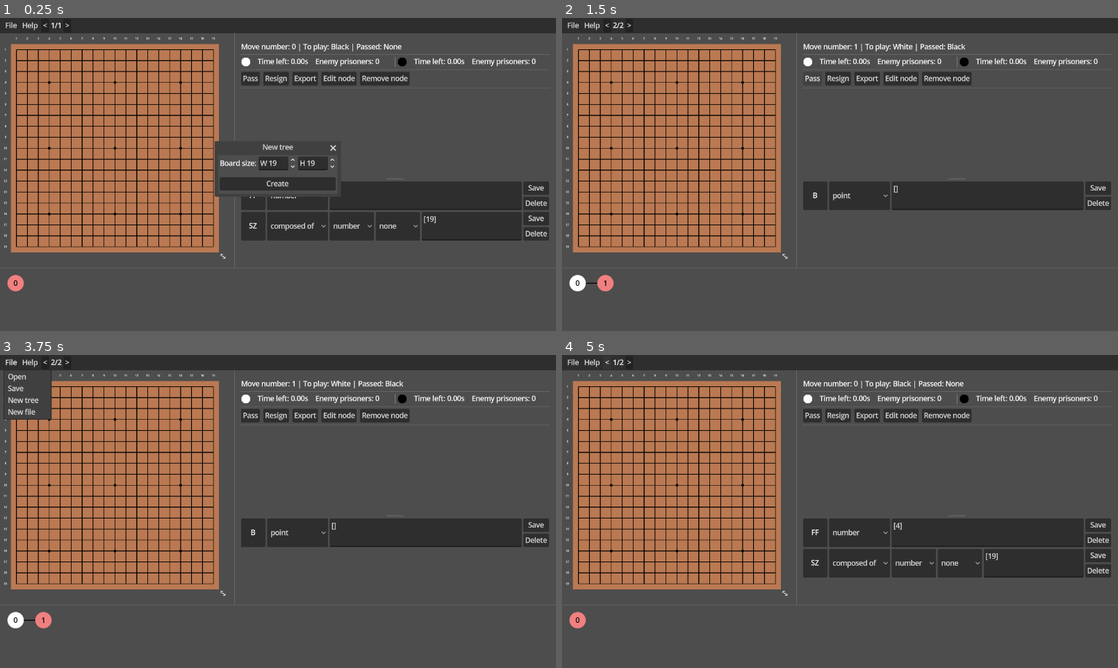
Above: before the commit, frames 1-4 (two rows, left to right).
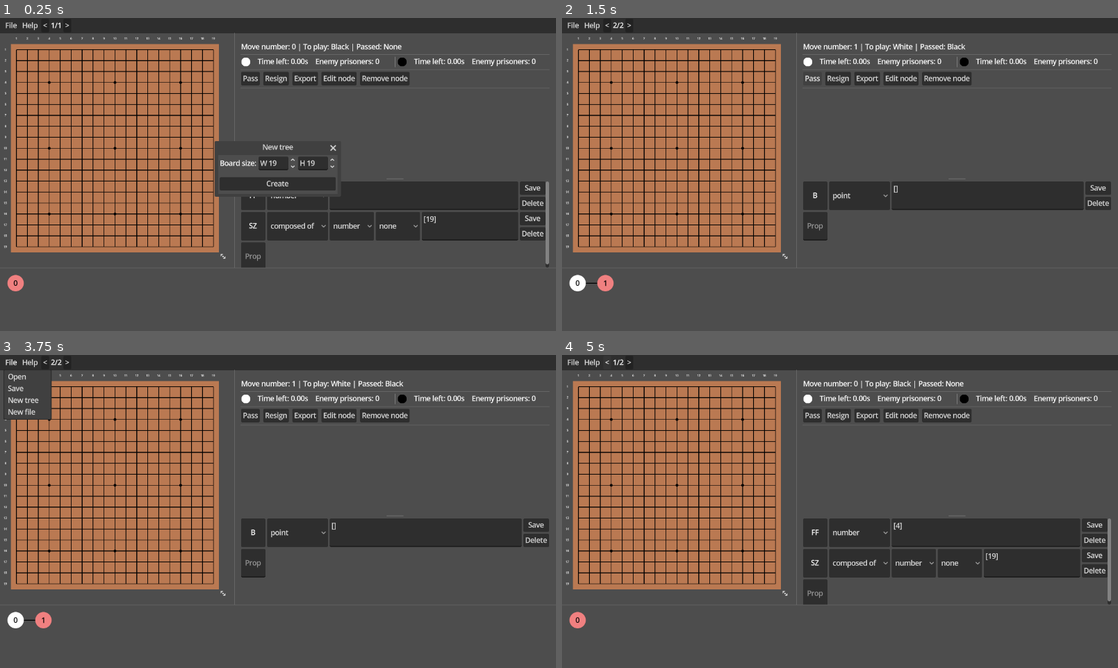
Above: after the commit, the same moments.

Repository: MichalHrbek/gdgo
Game: Godot game, scene res://scenes/main.tscn
Two runs of this game, one before a commit and one after it. Both use one fixed random seed, a clock stepped at 60 frames per second and the inputs below.
Inputs:
- Up to frame 1 (0.25 s): no input
- Up to frame 2 (1.5 s): click "Create" at 0.5 s; click "Pass" at 1.25 s
- Up to frame 3 (3.75 s): click "Resign" at 2 s; click "Save" at 2.75 s; click "File" at 3.5 s
- Up to frame 4 (5 s): click "<" at 4.25 s

The runs differ from the first frame. In frame 1, 0.8% of the frame differs, in the area x 43-99%, y 52-80%; in frame 2, 0.4%; in frame 3, 0.4%; in frame 4, 0.8%.

Commit message:
Manual SGF editing

Diff:
--- a/scenes/main.tscn
+++ b/scenes/main.tscn
@@ -266,11 +266,25 @@
 layout_mode = 2
 size_flags_vertical = 3
 
-[node name="SgfPropsEditor" type="VBoxContainer" parent="CanvasLayer/VBoxContainer/HBoxContainer/MarginContainer2/VBoxContainer/VSplitContainer/ScrollContainer" unique_id=724082914]
+[node name="SgfPropsEditor" type="VBoxContainer" parent="CanvasLayer/VBoxContainer/HBoxContainer/MarginContainer2/VBoxContainer/VSplitContainer/ScrollContainer" unique_id=724082914 node_paths=PackedStringArray("add_line")]
 layout_mode = 2
 size_flags_horizontal = 3
 size_flags_vertical = 3
 script = ExtResource("8_85g3d")
+add_line = NodePath("HBoxContainer/LineEdit")
+
+[node name="HBoxContainer" type="HBoxContainer" parent="CanvasLayer/VBoxContainer/HBoxContainer/MarginContainer2/VBoxContainer/VSplitContainer/ScrollContainer/SgfPropsEditor" unique_id=2050648985]
+custom_minimum_size = Vector2(0, 66)
+layout_mode = 2
+
+[node name="LineEdit" type="LineEdit" parent="CanvasLayer/VBoxContainer/HBoxContainer/MarginContainer2/VBoxContainer/VSplitContainer/ScrollContainer/SgfPropsEditor/HBoxContainer" unique_id=1047160728]
+custom_minimum_size = Vector2(56, 0)
+layout_mode = 2
+focus_mode = 1
+theme_override_constants/minimum_character_width = 2
+placeholder_text = "Prop"
+alignment = 1
+emoji_menu_enabled = false
 
 [node name="HSeparator" type="HSeparator" parent="CanvasLayer/VBoxContainer" unique_id=209413034]
 layout_mode = 2
@@ -299,6 +313,7 @@
 [connection signal="tree_edited" from="CanvasLayer/VBoxContainer/HBoxContainer/MarginContainer/Control/GameBoard" to="CanvasLayer/VBoxContainer/ScrollContainer/SgfTreeVis" method="_on_tree_edited"]
 [connection signal="pressed" from="CanvasLayer/VBoxContainer/HBoxContainer/MarginContainer2/VBoxContainer/HFlowContainer/Button" to="CanvasLayer/VBoxContainer/HBoxContainer/MarginContainer/Control/GameBoard" method="make_move" binds= [Vector2i(0, 0)]]
 [connection signal="pressed" from="CanvasLayer/VBoxContainer/HBoxContainer/MarginContainer2/VBoxContainer/HFlowContainer/Button5" to="CanvasLayer/VBoxContainer/ScrollContainer/SgfTreeVis" method="remove_current_node"]
+[connection signal="node_edited" from="CanvasLayer/VBoxContainer/HBoxContainer/MarginContainer2/VBoxContainer/VSplitContainer/ScrollContainer/SgfPropsEditor" to="CanvasLayer/VBoxContainer/ScrollContainer/SgfTreeVis" method="_on_tree_edited"]
 [connection signal="state_changed" from="CanvasLayer/VBoxContainer/ScrollContainer/SgfTreeVis" to="CanvasLayer/VBoxContainer/HBoxContainer/MarginContainer/Control/GameBoard" method="_on_state_changed"]
 [connection signal="state_changed" from="CanvasLayer/VBoxContainer/ScrollContainer/SgfTreeVis" to="CanvasLayer/VBoxContainer/HBoxContainer/MarginContainer2/VBoxContainer/GameState" method="_on_state_changed"]
 [connection signal="state_changed" from="CanvasLayer/VBoxContainer/ScrollContainer/SgfTreeVis" to="CanvasLayer/VBoxContainer/HBoxContainer/MarginContainer2/VBoxContainer/HBoxContainer/WhitePlayerInfo" method="_on_state_changed"]
--- a/scenes/sgf_prop.tscn
+++ b/scenes/sgf_prop.tscn
@@ -3,12 +3,9 @@
 [ext_resource type="Script" uid="uid://br6r8rdi4al5p" path="res://scripts/ui/sgf_prop.gd" id="1_oxr6d"]
 [ext_resource type="PackedScene" uid="uid://bopx2t1tqbnim" path="res://scenes/sgf_type.tscn" id="1_voova"]
 
-[node name="Control" type="HBoxContainer" unique_id=18523945 node_paths=PackedStringArray("l1", "list", "left", "right", "value", "key")]
-anchors_preset = 15
-anchor_right = 1.0
-anchor_bottom = 1.0
-grow_horizontal = 2
-grow_vertical = 2
+[node name="Control" type="HBoxContainer" unique_id=18523945 node_paths=PackedStringArray("l1", "list", "left", "right", "value", "key", "key_container")]
+offset_right = 167.0
+offset_bottom = 66.0
 script = ExtResource("1_oxr6d")
 l1 = NodePath("HBoxContainer/L1")
 list = NodePath("HBoxContainer/List")
@@ -16,12 +13,14 @@
 right = NodePath("HBoxContainer/Right")
 value = NodePath("HBoxContainer/TextEdit")
 key = NodePath("HBoxContainer/PanelContainer/MarginContainer/KeyLabel")
+key_container = NodePath("HBoxContainer/PanelContainer")
 
 [node name="HBoxContainer" type="HBoxContainer" parent="." unique_id=399417756]
 layout_mode = 2
 size_flags_horizontal = 3
 
 [node name="PanelContainer" type="PanelContainer" parent="HBoxContainer" unique_id=1511957212]
+custom_minimum_size = Vector2(56, 0)
 layout_mode = 2
 
 [node name="MarginContainer" type="MarginContainer" parent="HBoxContainer/PanelContainer" unique_id=842602039]
@@ -32,7 +31,6 @@
 theme_override_constants/margin_bottom = 4
 
 [node name="KeyLabel" type="Label" parent="HBoxContainer/PanelContainer/MarginContainer" unique_id=453242507]
-custom_minimum_size = Vector2(48, 0)
 layout_mode = 2
 text = "Key"
 horizontal_alignment = 1
@@ -70,14 +68,17 @@
 [node name="VBoxContainer" type="VBoxContainer" parent="HBoxContainer" unique_id=154708456]
 layout_mode = 2
 
-[node name="Button" type="Button" parent="HBoxContainer/VBoxContainer" unique_id=1574943569]
+[node name="SaveButton" type="Button" parent="HBoxContainer/VBoxContainer" unique_id=1574943569]
 layout_mode = 2
 size_flags_vertical = 3
 focus_mode = 1
 text = "Save"
 
-[node name="Button2" type="Button" parent="HBoxContainer/VBoxContainer" unique_id=302048278]
+[node name="DeleteButton" type="Button" parent="HBoxContainer/VBoxContainer" unique_id=302048278]
 layout_mode = 2
 size_flags_vertical = 3
 focus_mode = 1
 text = "Delete"
+
+[connection signal="pressed" from="HBoxContainer/VBoxContainer/SaveButton" to="." method="_on_save_button_pressed"]
+[connection signal="pressed" from="HBoxContainer/VBoxContainer/DeleteButton" to="." method="_on_delete_button_pressed"]
--- a/scripts/sgf/sgf_types.gd
+++ b/scripts/sgf/sgf_types.gd
@@ -89,6 +89,95 @@
 	"TW": SgfPointList.new.bind(true),      # White territory
 }
 
+const PROP_HINTS: Dictionary[String, String] = {
+	# Move props
+	"B": "Black move",
+	"KO": "Execute move even if illegal (e.g., Ko violation)",
+	"MN": "Set move number",
+	"W": "White move",
+
+	# Setup props
+	"AB": "Add Black stones",
+	"AE": "Add Empty (clear points)",
+	"AW": "Add White stones",
+	"PL": "Player whose turn it is to play",
+
+	# Node annotation props
+	"C": "Comment text",
+	"DM": "Position is even (even result for both)",
+	"GB": "Good for Black",
+	"GW": "Good for White",
+	"HO": "Hotspot (interesting/decisive position)",
+	"N": "Node name",
+	"UC": "Position is unclear",
+	"V": "Node value (estimated score; positive for B, negative for W)",
+
+	# Move annotation props
+	"BM": "Bad move",
+	"DO": "Doubtful move",
+	"IT": "Interesting move",
+	"TE": "Tesuji (good move)",
+
+	# Markup props
+	"AR": "Draw arrow",
+	"CR": "Circle markup",
+	"DD": "Dim/grey out points",
+	"LB": "Text label on board",
+	"LN": "Draw line",
+	"MA": "Mark with 'X'",
+	"SL": "Selected points",
+	"SQ": "Square markup",
+	"TR": "Triangle markup",
+
+	# Root props
+	"AP": "Application name and version",
+	"CA": "Charset/encoding used for text",
+	"FF": "File format version",
+	"GM": "Game type (e.g., 1 = Go, 2 = Othello, 3 = Chess)",
+	"ST": "Style of variation display",
+	"SZ": "Board size",
+
+	# Game info props
+	"AN": "Name of person who annotated the game",
+	"BR": "Black rank",
+	"BT": "Black team name",
+	"CP": "Copyright info",
+	"DT": "Date when game was played",
+	"EV": "Event/tournament name",
+	"GC": "Game commentary/background summary",
+	"GN": "Game name",
+	"ON": "Opening info (e.g., fuseki pattern)",
+	"OT": "Overtime (byo-yomi) method description",
+	"PB": "Player Black name",
+	"PC": "Place where game was played",
+	"PW": "Player White name",
+	"RE": "Result of the game",
+	"RO": "Round number and type",
+	"RU": "Ruleset name (e.g., Japanese, AGA)",
+	"SO": "Source of the game record (e.g., book, journal)",
+	"TM": "Time limit in seconds",
+	"US": "User/program name that entered the game record",
+	"WR": "White rank",
+	"WT": "White team name",
+
+	# Timing props
+	"BL": "Black time left (seconds)",
+	"OB": "Overtime stones left to play for Black",
+	"OW": "Overtime stones left to play for White",
+	"WL": "White time left (seconds)",
+
+	# Misc props
+	"FG": "Figure property (for printing diagrams)",
+	"PM": "Print move numbers style",
+	"VW": "View only part of the board",
+
+	# Go specific
+	"HA": "Handicap",
+	"KM": "Komi",
+	"TB": "Black territory",
+	"TW": "White territory"
+}
+
 const TYPES_L1 = [SgfTypes.SgfList]
 const TYPES_L2 = [SgfTypes.SgfCompose]
 const TYPES_L3 = [SgfTypes.SgfColor, SgfTypes.SgfDouble, SgfTypes.SgfNone, SgfTypes.SgfNumber, SgfTypes.SgfPoint, SgfTypes.SgfReal, SgfTypes.SgfText]
--- a/scripts/ui/sgf_prop.gd
+++ b/scripts/ui/sgf_prop.gd
@@ -7,8 +7,15 @@
 @export var right: SgfTypeButton
 @export var value: TextEdit
 @export var key: Label
+@export var key_container: Control
+
+signal value_changed(prop_name: String, prop_value: SgfTypes.SgfTypeBase)
+signal prop_removed(prop_name: String)
+
+var _prop_name: String
 
 func create(prop_name: String, prop_value: SgfTypes.SgfTypeBase) -> void:
+	_prop_name = prop_name
 	var type = prop_value.get_type()
 	l1.should_select = type
 	if prop_value is SgfTypes.SgfCompose:
@@ -26,3 +33,39 @@
 
 	value.text = str(prop_value)
 	key.text = prop_name
+
+	if SgfTypes.PROP_HINTS.has(prop_name):
+		key_container.tooltip_text = SgfTypes.PROP_HINTS[prop_name]
+
+func parse_prop(text: String) -> Array[String]:
+	var current_value := ""
+	var values: Array[String] = []
+
+	var l := len(text)
+	var p := 0
+
+	while p < l:
+		if text[p] == "[":
+			while p+1 < l:
+				p += 1
+				if text[p] == "\\":
+					current_value += text[p]
+					p += 1
+					current_value += text[p]
+				elif text[p] == "]":
+					values.append(current_value)
+					current_value = ""
+					break
+				else:
+					current_value += text[p]
+		else:
+			p += 1 # Whitespace
+
+	return values
+
+func _on_save_button_pressed() -> void:
+	value_changed.emit(_prop_name, l1.get_type().call(parse_prop(value.text)))
+
+
+func _on_delete_button_pressed() -> void:
+	prop_removed.emit(_prop_name)
--- a/scripts/ui/sgf_props_editor.gd
+++ b/scripts/ui/sgf_props_editor.gd
@@ -1,23 +1,54 @@
 extends Control
+
+signal node_edited(node: SGF.SgfNode)
 
 const prop_scene: PackedScene = preload("res://scenes/sgf_prop.tscn")
 
-var props: Array[Control] = []
+var props: Array[SgfPropUI] = []
+var _node: SGF.SgfNode
+@export var add_line: LineEdit
+
+func _ready():
+	add_line.text_submitted.connect(add_prop)
 
 func create(node: SGF.SgfNode) -> void:
+	_node = node
+
 	for i in props:
 		i.queue_free()
 	props.clear()
 
 	for i in node.properties:
-		var p: SgfPropUI = prop_scene.instantiate()
-		#var l := Label.new()
-		#l.text = "%s | %s | %s" % [i, node.properties[i].typename(), node.properties[i]]
+		create_prop(i, node.properties[i])
 
-		p.create(i, node.properties[i])
-		props.append(p)
-		add_child(p)
+	add_line.get_parent().move_to_front()
+
+func create_prop(prop_name, value) -> void:
+	var p: SgfPropUI = prop_scene.instantiate()
+	p.value_changed.connect(_on_prop_value_changed)
+	p.prop_removed.connect(_on_prop_removed)
+	p.create(prop_name, value)
+	props.append(p)
+	add_child(p)
 
 func _on_state_changed(_state: GameState, node: SGF.SgfNode) -> void:
 	if node:
 		create(node)
+
+func _on_prop_value_changed(prop_name: String, prop_value: SgfTypes.SgfTypeBase) -> void:
+	if prop_value:
+		_node.properties[prop_name] = prop_value
+	node_edited.emit(_node)
+
+func _on_prop_removed(prop_name: String) -> void:
+	if prop_name in _node.properties:
+		_node.properties.erase(prop_name)
+	node_edited.emit(_node)
+
+func add_prop(prop_name: String) -> void:
+	if prop_name in _node.properties:
+		return
+	create_prop(prop_name, SgfTypes.SgfNone.new([]))
+	add_line.get_parent().move_to_front()
+	add_line.text = ""
+	add_line.release_focus()
